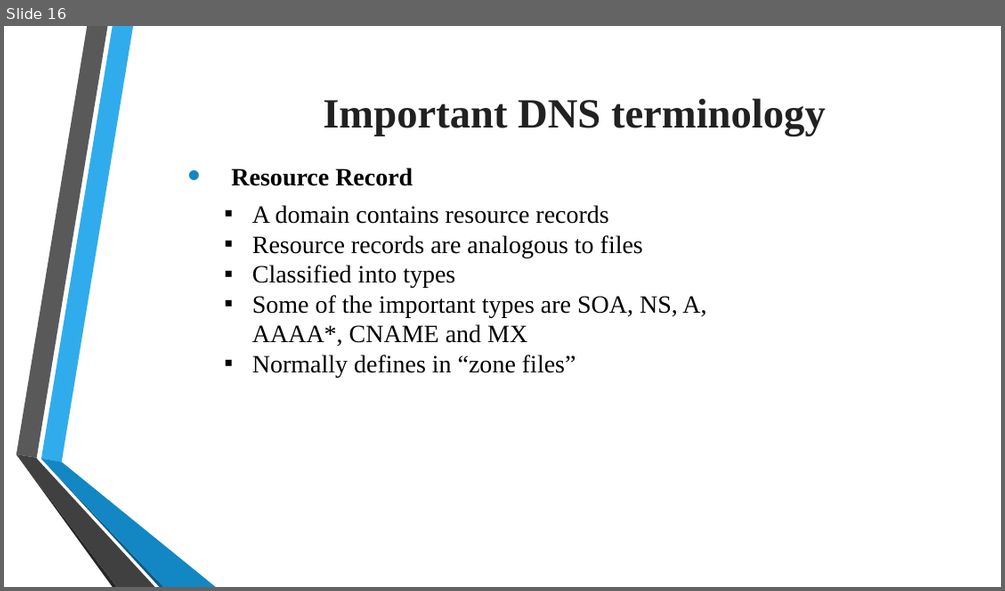
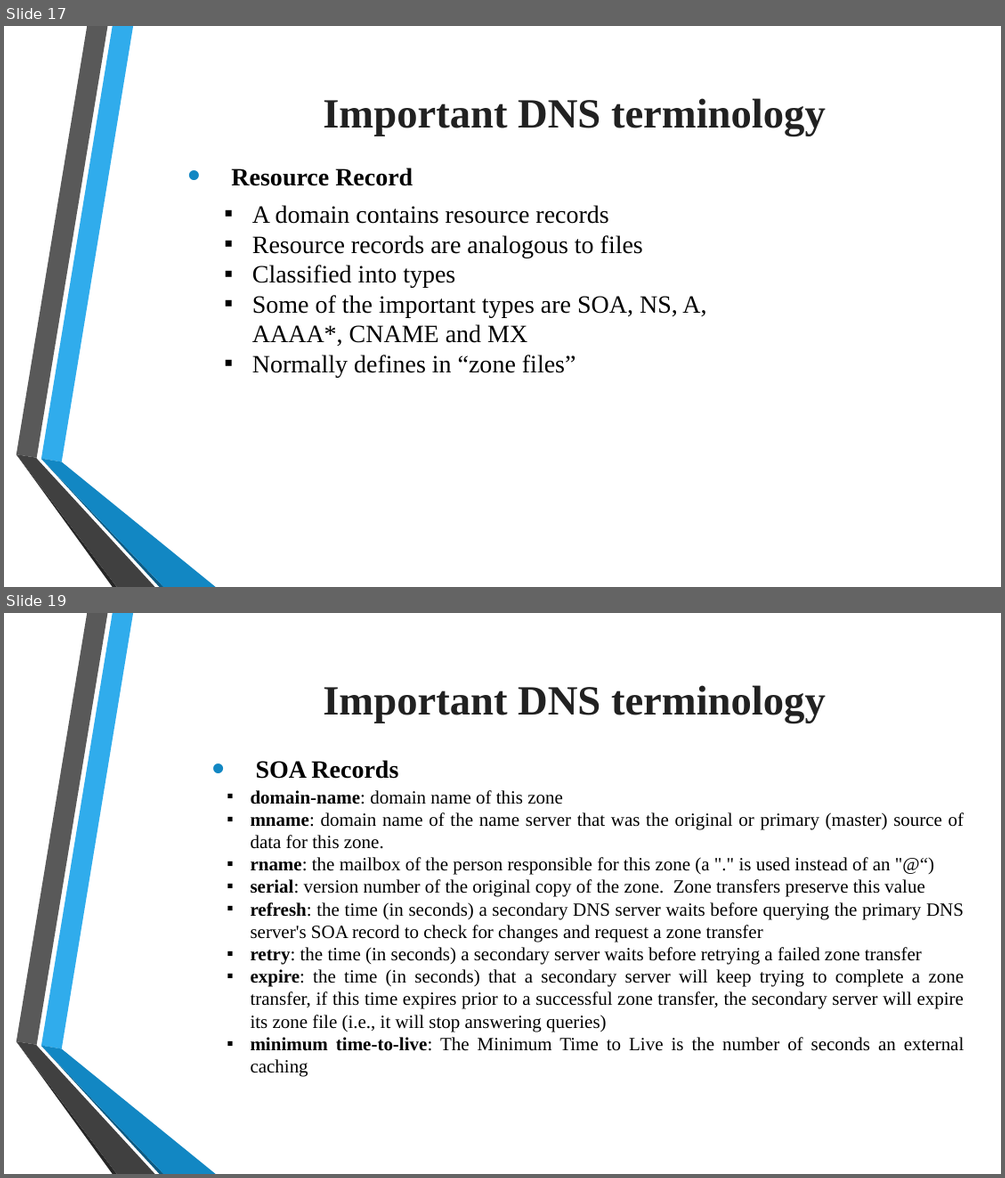
Before and after one commit to tiendatdk3493/Tai_Lieu, a slide deck: Domain Name System (DNS).pptx. Shown one above the other, each under a label of ours: slide 16 before the commit, slides 17 and 19 after it; the slides between them are not shown. The pictures are 1005x591 and 1005x1178 pixels, drawn with LibreOffice and Linux fonts; fonts in the diff are those of the drawing; background and template pictures are left out. Boxes give left, top, right and bottom in pixels: in the first picture for what was removed or moved away, otherwise in the second. Text is boxed around its words. In the diff, an @@ line names an element or a change of style, - is before the commit and + after.

```diff
--- a/Domain Name System (DNS).pptx
+++ b/Domain Name System (DNS).pptx
@@ slide 19 added at (4,613,1001,1174), background picture (left out); not listed: 6 template elements that a slide beside it also shows @@
@@ text added at (323,685,825,723), 40 pt, text #212121, bold @@
+  Important DNS terminology
@@ text added at (256,760,398,779), 24 pt, text #000000, bold @@
+  • SOA Records
@@ text added at (251,790,964,1077), 18 pt, text #000000 @@
+      ▪ domain-name: domain name of this zone
+      ▪ mname: domain name of the name server that was the original or primary (master) source of data for this zone.
+      ▪ rname: the mailbox of the person responsible for this zone (a "." is used instead of an "@“)
+      ▪ serial: version number of the original copy of the zone. Zone transfers preserve this value
+      ▪ refresh: the time (in seconds) a secondary DNS server waits before querying the primary DNS server's SOA record to check for changes and request a zone transfer
+      ▪ retry: the time (in seconds) a secondary server waits before retrying a failed zone transfer
+      ▪ expire: the time (in seconds) that a secondary server will keep trying to complete a zone transfer, if this time expires prior to a successful zone transfer, the secondary server will expire its zone file (i.e., it will stop answering queries)
+      ▪ minimum time-to-live: The Minimum Time to Live is the number of seconds an external caching
@@ what was slide 16 is now slide 17 @@
```
Also in this commit, not shown: 2 slides changed, 6 other slides added, 1 other file.
